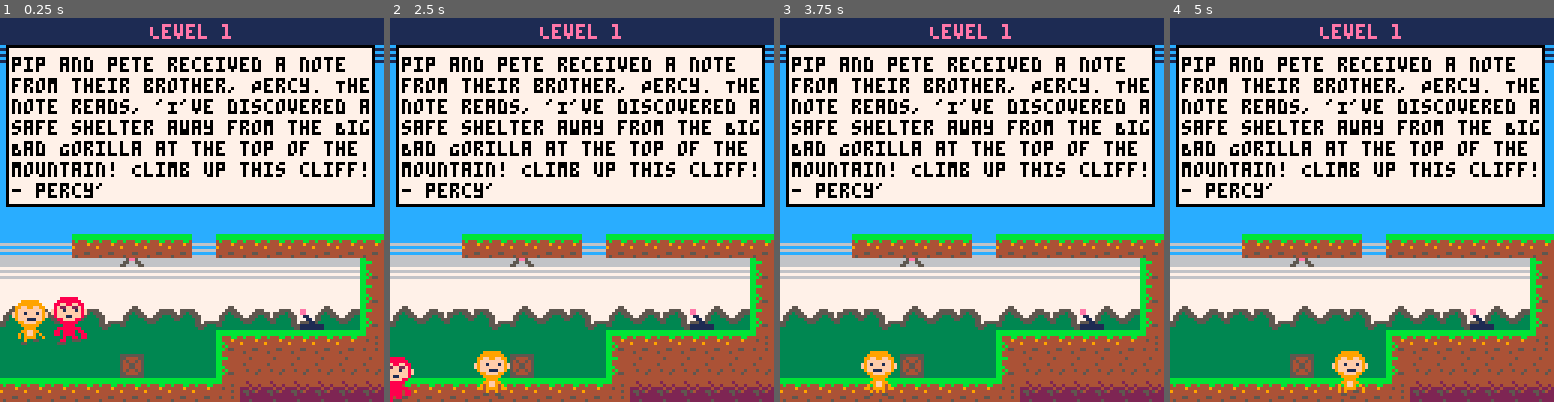
Above: before the commit, frames 1-4 (left to right).
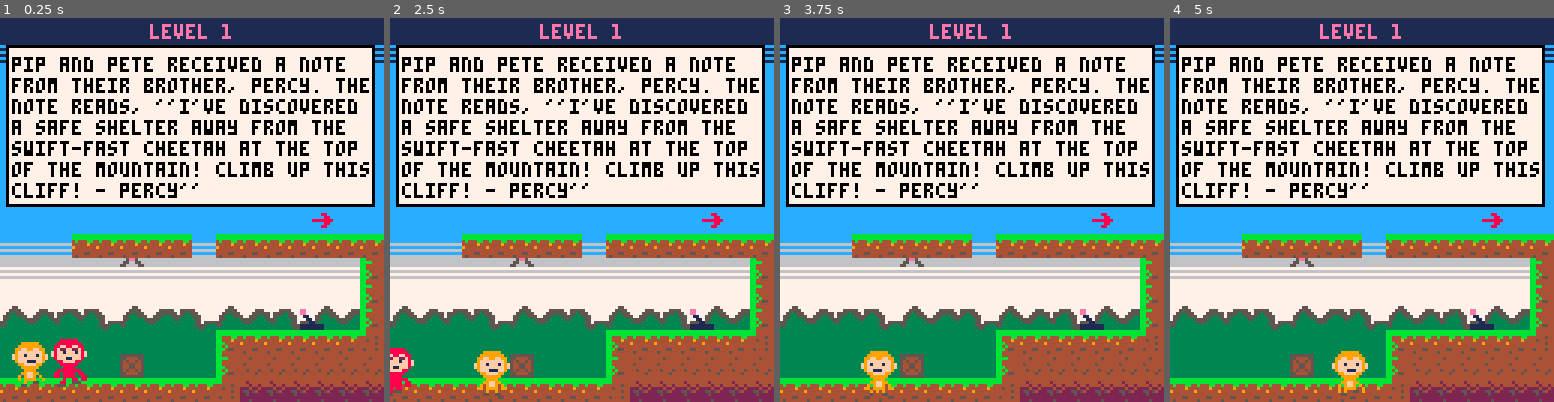
Above: after the commit, the same moments.

Repository: salachyan/EMO
Game: PICO-8 cartridge emo.p8
Same seed, same stepped clock (60 frames per second), same inputs: the game is played once before the commit and once after it.
Inputs:
- Up to frame 1 (0.25 s): no input
- Up to frame 2 (2.5 s): tap X (X key) at 0.33, 1.07, 1.85 s; tap O (Z key) at 0.7, 1.7, 2.1 s; hold Right 1.6-2.1 s; hold Up 2.15-2.42 s; hold Right from 2.47 s (still down)
- Up to frame 3 (3.75 s): tap O (Z key) every 0.4 s from 2.5 to 3.7 s; tap X (X key) at 2.97 s; release Right at 3.03 s; hold Left 3.08-3.58 s; hold Down from 3.63 s (still down)
- Up to frame 4 (5 s): release Down at 3.97 s; hold Right 4.02-4.68 s; tap X (X key) at 4.08 s; tap O (Z key) at 4.1, 4.5, 4.9 s; hold Up from 4.73 s (still down)

The runs differ from the first frame. In frame 1, 8.1% of the frame differs, in the area x 3-97%, y 1-97%; in frame 2, 5.9%; in frame 3, 5.3%; in frame 4, 5.3%.

Commit message:
added gravity

Diff:
--- a/emo.p8
+++ b/emo.p8
@@ -139,7 +139,7 @@
 22252222444444444444444400000000000000000000000000000000000000000000000000000000000000003333333333333333333333333333333333333333
 __gff__
 0000000000000000000000000000000000000000000000000000000000000000000000000000000000000000000000000000000000000000000000000000000000000000000000000000000000000000000000000000000000000000000000000000000000000000000000000000000000000000000000000000000000000000
-0000000000000000000000000000000000000000000000000000000000000000000000000000000000000000000000000000000000000000000000000000000000000000000000000000000000000000ff0000000000000000000000000000000000000000000000000000000000000000000000000000000000000000000000
+0000000000000000000000000000000000000000000000000000000000000000000000000000000000000000000000000000000000000000000000000000000000000000000000000000000000000000ff0101010000000000000000000000000101010000000000000000000000000001010100000000000000000000000000
 __map__
 c6c6c6c6c6c6c6c6c6c6c6c6c6c6c6c6c6c6c5c5c4c4c4c4c4c4c4c4c4c4c4c4c4c4c4c4c4c4c4c4c4c4c4c4c4c4c4c4c4c4c4c4c4c40000000000000000000000000000000000000000000000000000000000000000000000000000000000000000000000000000000000000000000000000000000000000000000000000000
 c5c5c5c5c5c5c5c5c5c5c5c5c5c5c5c5c5c5c4c4c4c4c4c4c4c4c4c4c4c4c4c4c4c4c4c4c4c4c4c4c4c4c4c4c4c4c4c4c4c4c4c4c4c40000000000000000000000000000000000000000000000000000000000000000000000000000000000000000000000000000000000000000000000000000000000000000000000000000
@@ -148,8 +148,8 @@
 c4c4c4c4c4c4c4c4c4c4c4c4c4c4c4c4c4c4c4c4c4c4c4c4c4c4c4c4c4c4c4c4c4c4c4c4c4c4c4c4c4c4c4c4c4c4c4c4c4c4c4c4c4c40000000000000000000000000000000000000000000000000000000000000000000000000000000000000000000000000000000000000000000000000000000000000000000000000000
 c4c4c4c4c4c4c4c4c4c4c4c4c4c4c4c4c4c4c4c4c4c4c4c4c4c4c4c4c4c4c4c4c4c4c4c4c4c4c4c4c4c4c4c4c4c4c4c4c4c4c4c4c4c40000000000000000000000000000000000000000000000000000000000000000000000000000000000000000000000000000000000000000000000000000000000000000000000000000
 c4c4c4c4c4c4c4c4c4c4c4c4c4c4c4c4c4c4c4c4c4c4c4c4c4c4c4c4c4c4c4c4c4c4c4c4c4c4c4c4c4c4c4c4c4c4c4c4c4c4c4c4c4c40000000000000000000000000000000000000000000000000000000000000000000000000000000000000000000000000000000000000000000000000000000000000000000000000000
+c4c4c4c4c4c4c4c4c4c4c4c4c4c4c4c4c4c4c4c4c4c4c4c4c4c4c4c4c4c4c4c4c4c4c4c4c4c4c4c4c4c4c4c4c4c4c4c4c4c4c4c4c4c4c4c4000000000000000000000000000000000000000000000000000000000000000000000000000000000000000000000000000000000000000000000000000000000000000000000000
 c4c4c4c4c4c4c4c4c4c4c4c4c4d6c4c4c4c4c4c4c4c4c4c4c4c4c4c4c4c4c4c4c4c4c4c4c4c4c4c4c4c4c4c4c4c4c4c4c4c4c4c4c4c4c4c4000000000000000000000000000000000000000000000000000000000000000000000000000000000000000000000000000000000000000000000000000000000000000000000000
-c4c4c4c4c4c4c4c4c4c4c4c4c4c4c4c4c4c4c4c4c4c4c4c4c4c4c4c4c4c4c4c4c4c4c4c4c4c4c4c4c4c4c4c4c4c4c4c4c4c4c4c4c4c4c4c4000000000000000000000000000000000000000000000000000000000000000000000000000000000000000000000000000000000000000000000000000000000000000000000000
 c3c3c3d0d0d0d0d0c3d0d0d0d0d0d0d0d0d0d3c4c4c4c4c4c4c4c4c4c4c4c4c4c4c4c4c4c4c4c4c4c4c4c4c4c4c4c4c4c4c4c4c4c4c4c4c4000000000000000000000000000000000000000000000000000000000000000000000000000000000000000000000000000000000000000000000000000000000000000000000000
 c1c1c1c1c1d5c1c1c1c1c1c1c1c1c1e2d1d1e1c4c4c4c4c4c4c4c4c4c4c4c4c4c4c4c4c4c4c4c4c4c4c4c4c4c4c4c4c4c4c4c4c4c4c4c4c4000000000000000000000000000000000000000000000000000000000000000000000000000000000000000000000000000000000000000000000000000000000000000000000000
 c0c0c0c0c0c0c0c0c0c0c0c0c0c0c0e2d1d1e1c4c4c4c4c4c4c4c4c4c4c4c4c4c4c4c4c4c4c4c4c4c4c4c4c4c4c4c4c4c4c4c4c4c4c4c4c4000000000000000000000000000000000000000000000000000000000000000000000000000000000000000000000000000000000000000000000000000000000000000000000000
--- a/gameloop/collisions.lua
+++ b/gameloop/collisions.lua
@@ -4,7 +4,7 @@
   local tile_y1 = flr(y / 16) * 2
 
   -- check collision for a 2x2 grid of 8x8 tiles (which forms a 16x16 area)
-  for i = 0, 1 do
+  for i = 0, 1, 2 do
     for j = 0, 1 do
       local tile_x = tile_x1 + i
       local tile_y = tile_y1 + j
--- a/gameloop/draw.lua
+++ b/gameloop/draw.lua
@@ -12,14 +12,14 @@
 
     map(0, 0, 0, 0, map_width, map_height)
 
-    print("Level 1",50,2,14)
+    print("level 1",50,2,14)
     text1 = "pip and pete received a note"
-    text2 = "from their brother, Percy. The "
-    text3 = "note reads, 'I've discovered a "
-    text4 = "safe shelter away from the Big "
-    text5 = "Bad Gorilla at the top of the "
-    text6 = "mountain! Climb up this cliff!"
-    text7 = "- percy'"
+    text2 = "from their brother, percy. the "
+    text3 = "note reads, ''i've discovered  "
+    text4 = "a safe shelter away from the "
+    text5 = "swift-fast cheetah at the top   "
+    text6 = "of the mountain! climb up this "
+    text7 = "cliff! - percy''"
     box_x = 2
     box_y = 9
     box_w = 122
--- a/gameloop/initialize.lua
+++ b/gameloop/initialize.lua
@@ -4,12 +4,14 @@
   -- initialize player properties
   player1 = {
     x = 2,     -- starting x position
-    y = 90,     -- starting y position
+    y = 104,     -- starting y position
     sp = 33,     -- top-left corner of the 4x4 sprite (32x32 pixels)
     w = 2,     -- width of the sprite in pixels
     h = 2,     -- height of the sprite in pixels
     dx = 0,     -- horizontal movement speed
     dy = 0,     -- vertical movement speed (for jumping/falling)
+    max_dx=2,
+    max_dy=3,
     speed = 1.2,  -- movement speed
     frames = {32,34,0,36,38,0 },
     spz = 1,
@@ -24,12 +26,14 @@
 
   player2 = {
     x = 15,     -- starting x position
-    y = 90,     -- starting y position
+    y = 104,     -- starting y position
     sp = 3,     -- top-left corner of the 4x4 sprite (32x32 pixels)
     w = 2,     -- width of the sprite in pixels
     h = 2,     -- height of the sprite in pixels
     dx = 0,     -- horizontal movement speed
     dy = 0,     -- vertical movement speed (for jumping/falling)
+    max_dx=2,
+    max_dy=3,
     speed = 2,  -- movement speed
     frames = {40,42,8,44,46,8},
     spz = 1,
